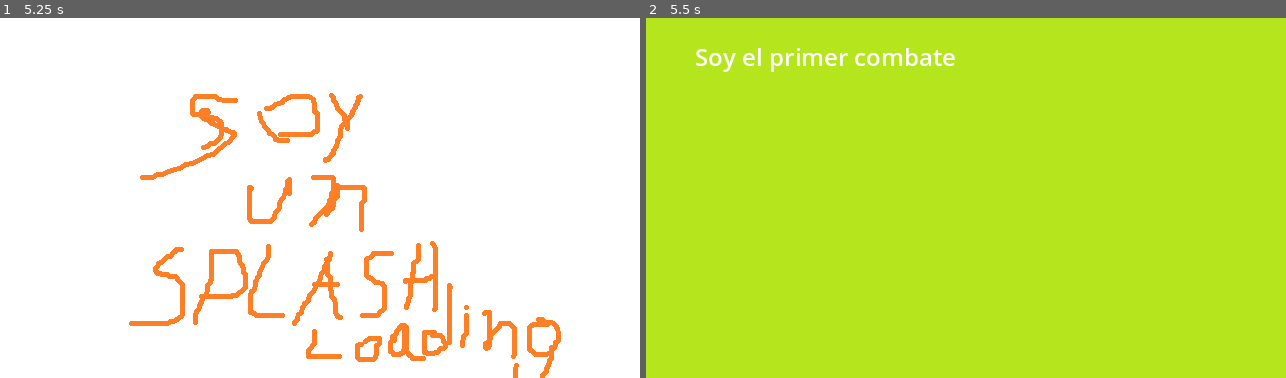
Above: before the commit, frames 1-2 (left to right).
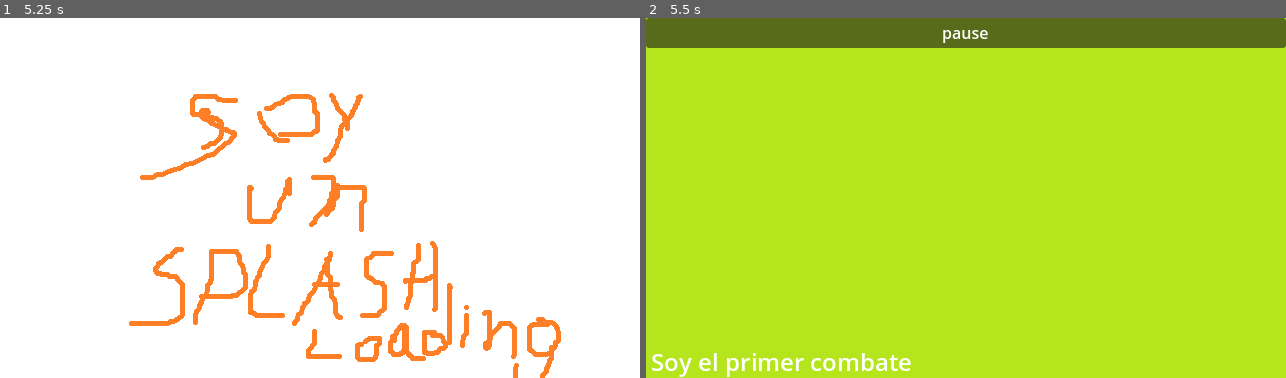
Above: after the commit, the same moments.

Repository: kevinesaa/edge-combat
Game: Godot game, scene res://main-loading-splash/main_loading_splash_scene.tscn
Two runs of this game, one before a commit and one after it. Both use one fixed random seed, a clock stepped at 60 frames per second and the inputs below.
Inputs (mouse positions are in pixels of both pictures, inside the frame that each line leads up to):
- Up to frame 1 (5.25 s): tap Enter at 0.5, 2, 3.5 s; move the mouse to (460, 180) at 0.52 s; hold Right (right) 0.53-1.25 s; click (460, 180) at 0.67 s; tap Space at 1.25, 2.75, 4.25 s; drag from (192, 216) to (288, 270) at 1.27 s; move the mouse to (384, 118) at 2.02 s; hold Right (right) 2.03-2.75 s; drag from (288, 270) to (128, 144) at 2.77 s; move the mouse to (512, 252) at 3.52 s; hold Left (left) 3.53-4.25 s; drag from (128, 144) to (224, 108) at 4.27 s; move the mouse to (352, 198) at 5.02 s; hold Left (left) from 5.03 s (still down); click (352, 198) at 5.17 s
- Up to frame 2 (5.5 s): keep holding Left (left)

Frame 1 is identical in both runs. In frame 2, 9.9% of the frame differs, in the area x 0-100%, y 0-100%.

Commit message:
feat: dev option. jump first combat

Diff:
--- a/levels/0000-first-combat/ButtonController_FirstCombat.gd
+++ b/levels/0000-first-combat/ButtonController_FirstCombat.gd
@@ -1,22 +1,85 @@
 class_name ButtonController_FirstCombat extends Node
 
+#region dev option and debug
+@export var dev_options:bool
+@onready var debug_button: Button = $CanvasLayer/VBoxContainer/pausePanel/CenterContainer/VBoxContainer/debug_Button
+#endregion
+
+@onready var change_scene_controller_node: ChangeSceneController = $changeSceneController_Node
+
 @onready var event_canvas_system_container_node: EventCanvasSystemContainer = $EventCanvasSystemContainer_Node
+@onready var pause_panel: Control  = $CanvasLayer/VBoxContainer/pausePanel
+@onready var topbar_container: Control  = $CanvasLayer/VBoxContainer/PanelContainer/topbar_Container
 
-func __onTopBarPressListner():
-	#pause game
-	#open pause menu
-	print("hello")
-	pass
+
+func __onTopBarPressListner() -> void:
+	#pause game (change game state)
+	__disconnectTopBar()
+	showPauseMenu()
 
 var EVENT_MAP_ACTIONS = {
 	"topBar": self.__onTopBarPressListner,
 }
 
-func on_touch_listener(event:InputWrapper):
+func on_touch_listener(event:InputWrapper) -> void:
 	var funcAction = EVENT_MAP_ACTIONS.get(event.initTouchAreaName)
 	if(funcAction != null):
 		funcAction.call()
 
-func _ready() -> void:
+func on_resume_game_listener() -> void:
+	__connectTopbar()
+	hidePauseMenu()
+	#resume game (change game state)
+
+func showPauseMenu() -> void:
+	pause_panel.visible = true
+	topbar_container.visible = false
+
+func hidePauseMenu() -> void:
+	pause_panel.visible = false
+	topbar_container.visible = true
+
+func __devOptionsSetting() -> void:
+	if(dev_options):
+		__setupDevOption()
+	else:
+		__tierDownDevOptions()
+
+func __setupDevOption() -> void:
+	debug_button.visible = true
+	debug_button.pressed.connect(__jumpFirstCombat)
+
+func __tierDownDevOptions() -> void:
+	debug_button.visible = false
+	debug_button.pressed.disconnect(__jumpFirstCombat)
+
+func __jumpFirstCombat() -> void:
+	var fileRaw = FileAccess.open(Constants.SAVE_FILE_PATH, FileAccess.READ)
+	var fileContent = JSON.parse_string(fileRaw.get_as_text())
+	fileRaw.close()
+	fileContent[Constants.TUTORIAL_COMPLETED_KEY] = true
+	fileRaw = FileAccess.open(Constants.SAVE_FILE_PATH, FileAccess.WRITE)
+	fileRaw.store_string(JSON.stringify(fileContent))
+	fileRaw.close()
+	change_scene_controller_node.debug_loading = true
+	change_scene_controller_node.load_next_scene()
+	(change_scene_controller_node
+		.progressing_loading_scene_completed
+		.connect(
+			func():change_scene_controller_node.change_scene()
+		)
+	)
+
+func __connectTopbar() -> void:
 	var customCanvas = event_canvas_system_container_node.canvas_system_node
 	customCanvas.notify_click.connect(on_touch_listener)
+
+func __disconnectTopBar() -> void:
+	var customCanvas = event_canvas_system_container_node.canvas_system_node
+	customCanvas.notify_click.disconnect(on_touch_listener)
+
+func _ready() -> void:
+
+	__connectTopbar()
+	hidePauseMenu()
+	__devOptionsSetting()
--- a/levels/0000-first-combat/first_combat.tscn
+++ b/levels/0000-first-combat/first_combat.tscn
@@ -1,12 +1,18 @@
-[gd_scene load_steps=5 format=3 uid="uid://cenkbjot7aece"]
+[gd_scene load_steps=6 format=3 uid="uid://cenkbjot7aece"]
 
 [ext_resource type="Script" uid="uid://2pgro1hwa0kc" path="res://levels/0000-first-combat/ButtonController_FirstCombat.gd" id="1_7rjdd"]
 [ext_resource type="Texture2D" uid="uid://cg1om34eqscpe" path="res://_placeholders/main_menu_background.png" id="1_64kox"]
+[ext_resource type="Script" uid="uid://qogeq311e7v2" path="res://_commons/scripts/ChangeSceneController.gd" id="2_2eb58"]
 [ext_resource type="PackedScene" uid="uid://dxxfe68xspd40" path="res://touch-area-system/event-system/event_canvas_system_container.tscn" id="2_7rjdd"]
 [ext_resource type="PackedScene" uid="uid://drq2dymuoh6oc" path="res://combat-screen-layout-system/combat_layout.tscn" id="3_2eb58"]
 
 [node name="firstCombat_Node" type="Node2D"]
 script = ExtResource("1_7rjdd")
+dev_options = true
+
+[node name="changeSceneController_Node" type="Node" parent="."]
+script = ExtResource("2_2eb58")
+path_to_next_scene = "res://main-menu/main_menu_scene.tscn"
 
 [node name="Node" type="Node" parent="."]
 
@@ -15,18 +21,64 @@
 texture = ExtResource("1_64kox")
 
 [node name="Label" type="Label" parent="Node"]
-offset_left = 49.0
-offset_top = 22.0
-offset_right = 215.0
-offset_bottom = 45.0
+offset_left = 5.0
+offset_top = 327.0
+offset_right = 266.0
+offset_bottom = 361.0
 theme_override_font_sizes/font_size = 24
 text = "Soy el primer combate"
-
-[node name="center_horizontal_Line2D" type="Line2D" parent="Node"]
-
-[node name="center_vertical_Line2D" type="Line2D" parent="Node"]
 
 [node name="EventCanvasSystemContainer_Node" parent="." instance=ExtResource("2_7rjdd")]
 debug_draw = false
 
 [node name="CombatLayout_node" parent="EventCanvasSystemContainer_Node" instance=ExtResource("3_2eb58")]
+
+[node name="CanvasLayer" type="CanvasLayer" parent="."]
+
+[node name="VBoxContainer" type="VBoxContainer" parent="CanvasLayer"]
+anchors_preset = 15
+anchor_right = 1.0
+anchor_bottom = 1.0
+grow_horizontal = 2
+grow_vertical = 2
+
+[node name="PanelContainer" type="PanelContainer" parent="CanvasLayer/VBoxContainer"]
+layout_mode = 2
+
+[node name="topbar_Container" type="CenterContainer" parent="CanvasLayer/VBoxContainer/PanelContainer"]
+custom_minimum_size = Vector2(0, 30)
+layout_mode = 2
+
+[node name="topbar_Label" type="Label" parent="CanvasLayer/VBoxContainer/PanelContainer/topbar_Container"]
+layout_mode = 2
+text = "pause"
+
+[node name="pausePanel" type="Panel" parent="CanvasLayer/VBoxContainer"]
+layout_mode = 2
+size_flags_vertical = 3
+
+[node name="CenterContainer" type="CenterContainer" parent="CanvasLayer/VBoxContainer/pausePanel"]
+layout_mode = 1
+anchors_preset = 15
+anchor_right = 1.0
+anchor_bottom = 1.0
+grow_horizontal = 2
+grow_vertical = 2
+
+[node name="VBoxContainer" type="VBoxContainer" parent="CanvasLayer/VBoxContainer/pausePanel/CenterContainer"]
+layout_mode = 2
+
+[node name="resume_Button" type="Button" parent="CanvasLayer/VBoxContainer/pausePanel/CenterContainer/VBoxContainer"]
+layout_mode = 2
+text = "Resume
+"
+
+[node name="closeGame_Button" type="Button" parent="CanvasLayer/VBoxContainer/pausePanel/CenterContainer/VBoxContainer"]
+layout_mode = 2
+text = "Close game"
+
+[node name="debug_Button" type="Button" parent="CanvasLayer/VBoxContainer/pausePanel/CenterContainer/VBoxContainer"]
+layout_mode = 2
+text = "debug jump"
+
+[connection signal="pressed" from="CanvasLayer/VBoxContainer/pausePanel/CenterContainer/VBoxContainer/resume_Button" to="." method="on_resume_game_listener"]
